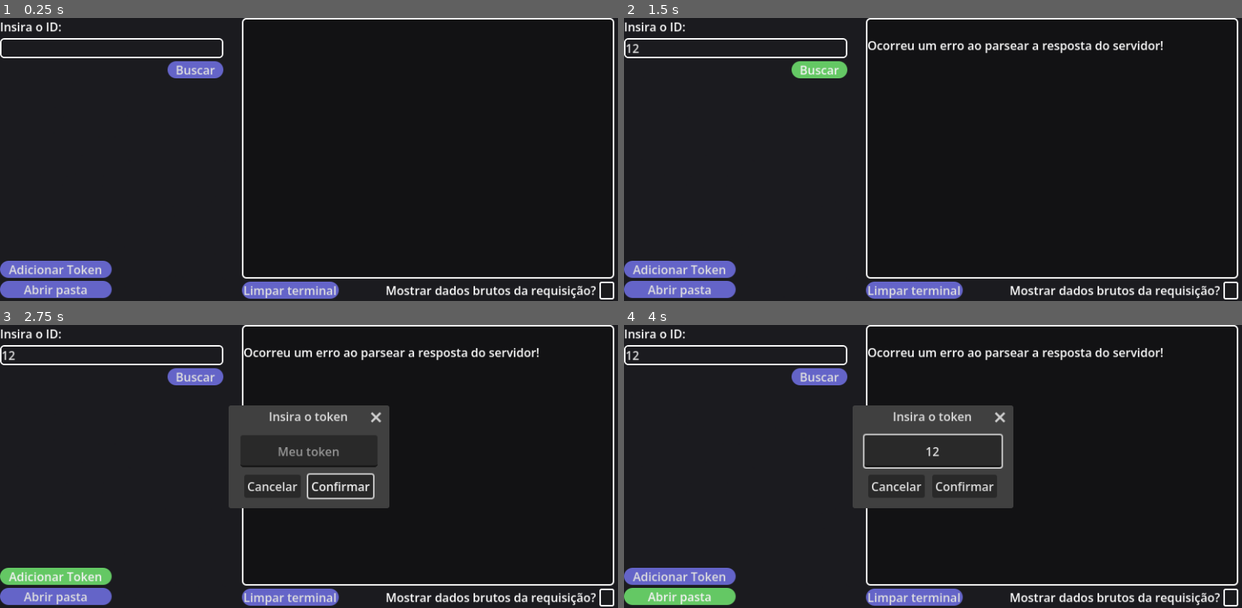
Above: before the commit, frames 1-4 (two rows, left to right).
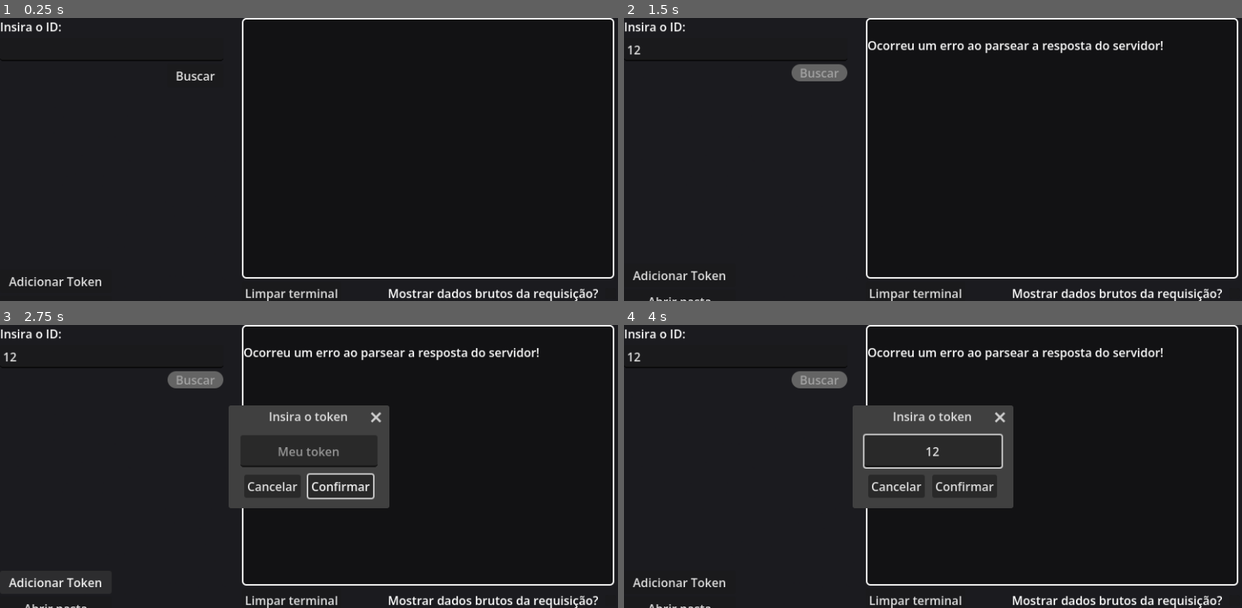
Above: after the commit, the same moments.

Repository: LucEvenepoel/Striker
Game: Godot game, scene res://scenes/MainApp.tscn
Same seed, same stepped clock (60 frames per second), same inputs: the game is played once before the commit and once after it.
Inputs (mouse positions are in pixels of both pictures, inside the frame that each line leads up to):
- Up to frame 1 (0.25 s): no input
- Up to frame 2 (1.5 s): click (735, 49) at 0.52 s; type "12" at 0.6 s; click "Buscar" at 1.25 s
- Up to frame 3 (2.75 s): click "Adicionar Token" at 2 s
- Up to frame 4 (4 s): click (933, 452) at 2.77 s; type "12" at 2.85 s; click (679, 596) at 3.5 s, where only the run before the commit has a clickable "Abrir pasta"

The runs differ from the first frame. In frame 1, 5.2% of the frame differs, in the area x 0-100%, y 7-100%; in frame 2, 5.3%; in frame 3, 5.3%; in frame 4, 5.3%.

Commit message:
O botão 'Buscar' fica indisponível durante uma busca e volta quando ela terminar

Diff:
--- a/Styles/ShowOutputStyletres.tres
+++ /dev/null
@@ -1,14 +0,0 @@
-[gd_resource type="StyleBoxFlat" format=3 uid="uid://1akkwopfacbo"]
-
-[resource]
-bg_color = Color(1, 1, 1, 0)
-draw_center = false
-border_width_left = 2
-border_width_top = 2
-border_width_right = 2
-border_width_bottom = 2
-border_color = Color(1, 1, 1, 1)
-corner_radius_top_left = 2
-corner_radius_top_right = 2
-corner_radius_bottom_right = 2
-corner_radius_bottom_left = 2
--- a/Styles/focuslinputbar.tres
+++ /dev/null
@@ -1,13 +0,0 @@
-[gd_resource type="StyleBoxFlat" format=3 uid="uid://cm2sj8klt46ye"]
-
-[resource]
-bg_color = Color(0, 0, 0, 0)
-border_width_left = 2
-border_width_top = 2
-border_width_right = 2
-border_width_bottom = 2
-border_color = Color(0.39215687, 0.78431374, 0.39215687, 1)
-corner_radius_top_left = 5
-corner_radius_top_right = 5
-corner_radius_bottom_right = 5
-corner_radius_bottom_left = 5
--- a/Styles/normalclassicbutton.tres
+++ /dev/null
@@ -1,8 +0,0 @@
-[gd_resource type="StyleBoxFlat" format=3 uid="uid://cujx3315dmrvb"]
-
-[resource]
-bg_color = Color(0.39215687, 0.39215687, 0.78431374, 1)
-corner_radius_top_left = 15
-corner_radius_top_right = 15
-corner_radius_bottom_right = 15
-corner_radius_bottom_left = 15
--- a/Styles/normalinputbar.tres
+++ /dev/null
@@ -1,13 +0,0 @@
-[gd_resource type="StyleBoxFlat" format=3 uid="uid://c4kpfftbxj1wu"]
-
-[resource]
-bg_color = Color(0, 0, 0, 0)
-border_width_left = 2
-border_width_top = 2
-border_width_right = 2
-border_width_bottom = 2
-border_color = Color(1, 1, 1, 1)
-corner_radius_top_left = 5
-corner_radius_top_right = 5
-corner_radius_bottom_right = 5
-corner_radius_bottom_left = 5
--- a/Styles/pressedclassicbutton.tres
+++ /dev/null
@@ -1,8 +0,0 @@
-[gd_resource type="StyleBoxFlat" format=3 uid="uid://knkvl6mfr3sx"]
-
-[resource]
-bg_color = Color(0.39215687, 0.78431374, 0.39215687, 1)
-corner_radius_top_left = 15
-corner_radius_top_right = 15
-corner_radius_bottom_right = 15
-corner_radius_bottom_left = 15
--- a/scenes/Console.tscn
+++ b/scenes/Console.tscn
@@ -1,9 +1,9 @@
 [gd_scene format=3 uid="uid://bj81swgb5pk4i"]
 
-[ext_resource type="StyleBox" uid="uid://1akkwopfacbo" path="res://Styles/ShowOutputStyletres.tres" id="1_6ll0r"]
+[ext_resource type="StyleBox" uid="uid://1akkwopfacbo" path="res://styles/ShowOutputStyletres.tres" id="1_6ll0r"]
 [ext_resource type="Script" uid="uid://dp663bpcemtsb" path="res://scripts/scenes logic/console.gd" id="1_tysv4"]
-[ext_resource type="StyleBox" uid="uid://cujx3315dmrvb" path="res://Styles/normalclassicbutton.tres" id="2_tysv4"]
-[ext_resource type="StyleBox" uid="uid://knkvl6mfr3sx" path="res://Styles/pressedclassicbutton.tres" id="3_n3e2o"]
+[ext_resource type="StyleBox" uid="uid://cujx3315dmrvb" path="res://styles/normalclassicbutton.tres" id="2_tysv4"]
+[ext_resource type="StyleBox" uid="uid://knkvl6mfr3sx" path="res://styles/pressedclassicbutton.tres" id="3_n3e2o"]
 
 [sub_resource type="StyleBoxFlat" id="StyleBoxFlat_6ll0r"]
 bg_color = Color(0.07058824, 0.07058824, 0.078431375, 1)
--- a/scenes/MainApp.tscn
+++ b/scenes/MainApp.tscn
@@ -2,15 +2,22 @@
 
 [ext_resource type="Script" uid="uid://lxi34oihtdrs" path="res://scripts/main_app.gd" id="1_4nhha"]
 [ext_resource type="Texture2D" uid="uid://d3xf4qkg4ihr3" path="res://sprites/Background/solidbg.png" id="2_kpf3g"]
-[ext_resource type="StyleBox" uid="uid://cujx3315dmrvb" path="res://Styles/normalclassicbutton.tres" id="3_kd0yb"]
-[ext_resource type="StyleBox" uid="uid://knkvl6mfr3sx" path="res://Styles/pressedclassicbutton.tres" id="4_n5mch"]
-[ext_resource type="StyleBox" uid="uid://c4kpfftbxj1wu" path="res://Styles/normalinputbar.tres" id="6_q7718"]
-[ext_resource type="StyleBox" uid="uid://cm2sj8klt46ye" path="res://Styles/focuslinputbar.tres" id="7_nlou7"]
+[ext_resource type="StyleBox" uid="uid://cujx3315dmrvb" path="res://styles/normalclassicbutton.tres" id="3_kd0yb"]
+[ext_resource type="StyleBox" uid="uid://knkvl6mfr3sx" path="res://styles/pressedclassicbutton.tres" id="4_n5mch"]
+[ext_resource type="StyleBox" uid="uid://c4kpfftbxj1wu" path="res://styles/normalinputbar.tres" id="6_q7718"]
+[ext_resource type="StyleBox" uid="uid://cm2sj8klt46ye" path="res://styles/focuslinputbar.tres" id="7_nlou7"]
 [ext_resource type="PackedScene" uid="uid://bj81swgb5pk4i" path="res://scenes/Console.tscn" id="8_4nhha"]
 [ext_resource type="PackedScene" uid="uid://brb5x0no8jbu5" path="res://scenes/InsertTokenPopup.tscn" id="9_kpf3g"]
 
 [sub_resource type="StyleBoxFlat" id="StyleBoxFlat_khwav"]
 bg_color = Color(0.39215687, 0.78431374, 0.39215687, 1)
+corner_radius_top_left = 15
+corner_radius_top_right = 15
+corner_radius_bottom_right = 15
+corner_radius_bottom_left = 15
+
+[sub_resource type="StyleBoxFlat" id="StyleBoxFlat_2v1hb"]
+bg_color = Color(0.39215687, 0.39215687, 0.39215687, 1)
 corner_radius_top_left = 15
 corner_radius_top_right = 15
 corner_radius_bottom_right = 15
@@ -80,7 +87,7 @@
 theme_override_styles/normal = ExtResource("3_kd0yb")
 theme_override_styles/pressed = ExtResource("3_kd0yb")
 theme_override_styles/hover = SubResource("StyleBoxFlat_khwav")
-theme_override_styles/disabled = ExtResource("4_n5mch")
+theme_override_styles/disabled = SubResource("StyleBoxFlat_2v1hb")
 theme_override_styles/focus = SubResource("StyleBoxEmpty_khwav")
 text = "Buscar"
 
--- a/scripts/global/fetch.gd
+++ b/scripts/global/fetch.gd
@@ -73,3 +73,5 @@
 				SignalManager.log.emit(banner_bag[url])
 		else:
 			SignalManager.log.emit(banner_bag["default_discord_static_banner_url"])
+
+	SignalManager.search_finshed.emit()
--- a/scripts/global/signal_manager.gd
+++ b/scripts/global/signal_manager.gd
@@ -16,4 +16,4 @@
 signal search_user
 
 @warning_ignore("unused_signal")
-signal verify_data
+signal search_finshed
--- a/scripts/main_app.gd
+++ b/scripts/main_app.gd
@@ -2,15 +2,17 @@
 
 const MAIN_PATH = "user://"
 
-@onready var IDline = $Control/VBoxContainer/IDArea/ROW1/ID # Referencie o Nó do Input de ID. (LineEdit)
+@onready var IDline = $Control/VBoxContainer/IDArea/ROW1/ID
+@onready var run_button: Button = $Control/VBoxContainer/IDArea/ROW2/RunButton
 @onready var token_insert_popup: ConfirmationDialog = $InsertTokenPopup
+
 
 func _ready() -> void:
 	SignalManager.app_started.emit()
-	SignalManager.new_data_inserted.connect(data_manager)
-
-func data_manager(ParamA: Variant, ParamB: Variant):
-	FileManager.write(ParamA, ParamB)
+	SignalManager.new_data_inserted.connect(FileManager.write)
+	SignalManager.search_finshed.connect(
+		func (): run_button.disabled = false
+	)
 
 func _on_open_main_folder_button_pressed() -> void:
 	OS.shell_open(ProjectSettings.globalize_path(MAIN_PATH))
@@ -27,3 +29,4 @@
 		return
 	else:
 		SignalManager.search_user.emit(IDline.text)
+		run_button.disabled = true
